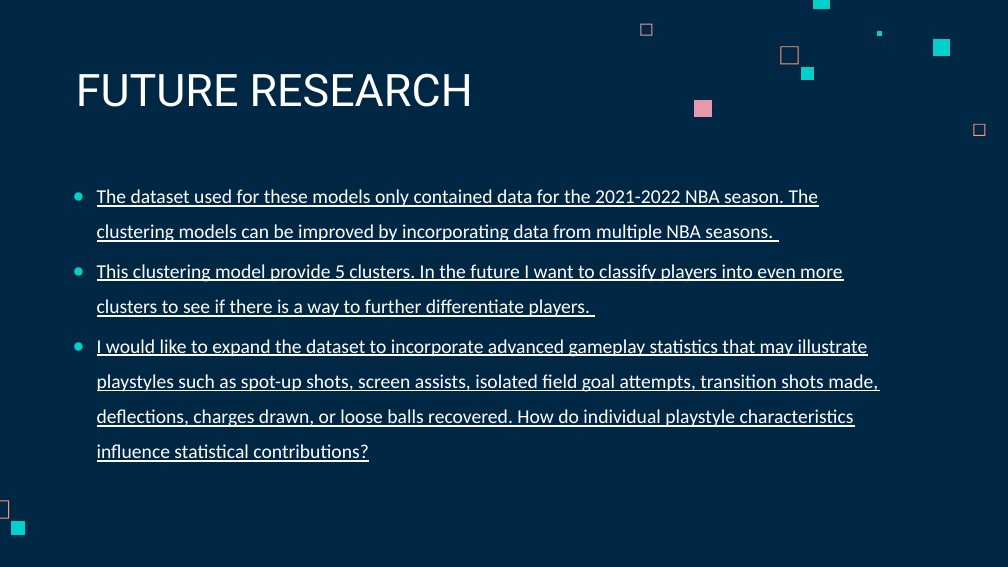
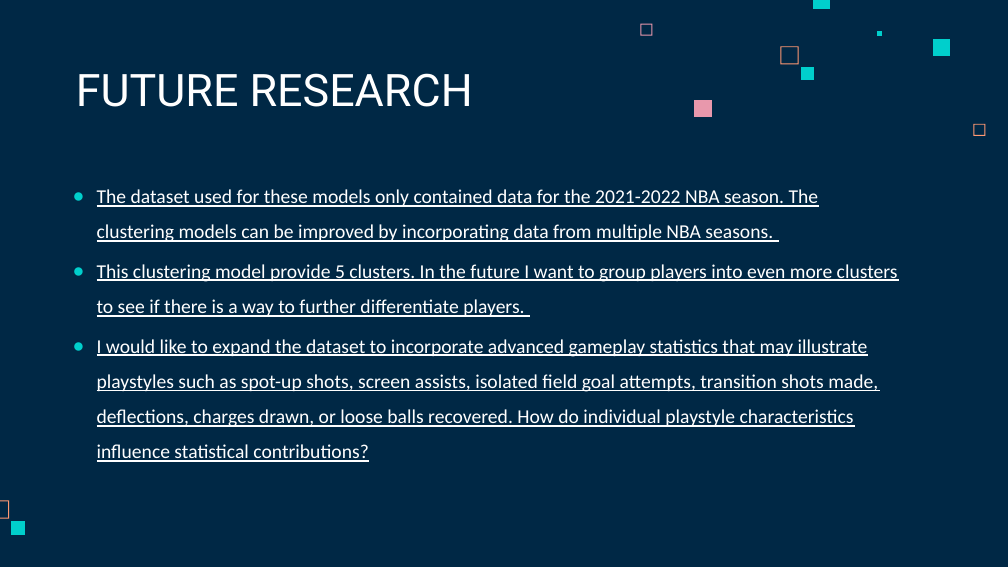
Before and after one commit to chrismle/NBA-Clustering, a slide deck: slide 14 of reports/NBA_Clustering_Presentation.pptx. Drawn at 1008x567 pixels with LibreOffice and Linux fonts; fonts in the diff are those of the drawing. Boxes give left, top, right and bottom in pixels: in the first picture for what was removed or moved away, otherwise in the second. Text is boxed around its words. In the diff, an @@ line names an element or a change of style, - is before the commit and + after.

```diff
--- a/reports/NBA_Clustering_Presentation.pptx
+++ b/reports/NBA_Clustering_Presentation.pptx
@@ text at (97,264,898,317): text changed @@
-● This clustering model provide 5 clusters. In the future I want to classify players into even more clusters to see if there is a way to further differentiate players.
+● This clustering model provide 5 clusters. In the future I want to group players into even more clusters to see if there is a way to further differentiate players.
```
Also in this commit, not shown: 4 other slides changed, 1 other file.
